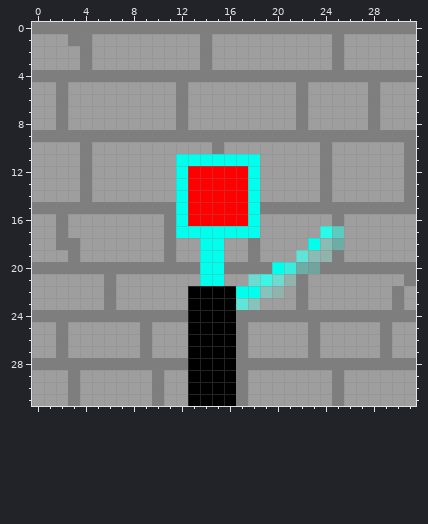
Two versions of one pixel-art sprite, assets/floor/switch_off.png. Above, as it was before the edit.
The file is 32x32 pixels. Colours within 5 levels of each other are drawn and written as one.
After:
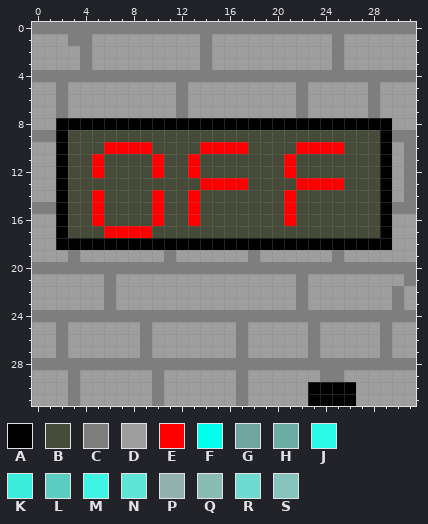
Palette (. is transparent): A #000000  B #454a39  C #7e7e7e  D #9e9e9e  E #ff0000  F #00ffed  G #71a49e  H #6caea6  J #2bfae9  K #3becdc  L #5bccc0  M #40f4e3  N #5fe4d7  P #92b2ae  Q #8bbbb5  R #6ddbcf  S #85c3bc
What changed:
@@ x 0..31 @@
  7 DDCDDDDDDDDDCDDDDDDDDDCDDDDDCDDD
- 8 DDCDDDDDDDDDCDDDDDDDDDCDDDDDCDDD
- 9 CCCCCCCCCCCCCCCCCCCCCCCCCCCCCCCC
-10 DDDDCDDDDDDDDDDCDDDDDDDDCDDDDDDC
-11 DDDDCDDDDDDDFFFFFFFDDDDDCDDDDDDC
-12 DDDDCDDDDDDDFEEEEEFDDDDDCDDDDDDC
-13 DDDDCDDDDDDDFEEEEEFDDDDDCDDDDDDC
-14 DDDDCDDDDDDDFEEEEEFDDDDDCDDDDDDC
-15 CCCCCCCCCCCCFEEEEEFCCCCCCCCCCCCC
-16 DDCDDDDDDDDCFEEEEEFDDDDDDCDDDDDD
-17 DDCDDDDDDDDCFFFFFFFDDDDDJLDDDDDD
-18 DDCCDDDDDDDCDDFFDDCDDDDFQHDDDDDD
-19 DDDCDDDDDDDCDDFFDDCDDDNQPCDDDDDD
-20 CCCCCCCCCCCCCCFFCCCCFKHGCCCCCCCC
-21 DDDDDDCDDDDDDDFFDDRMRPCDDDDDDDDC
-22 DDDDDDCDDDDDDAAAAFFSPDCDDDDDDDCD
-23 DDDDDDCDDDDDDAAAANSDDDCDDDDDDDCD
-24 CCCCCCCCCCCCCAAAACCCCCCCCCCCCCCC
-25 DDCDDDDDDCDDDAAAACDDDDDCDDDDDCDD
-26 DDCDDDDDDCDDDAAAACDDDDDCDDDDDCDD
-27 DDCDDDDDDCDDDAAAACDDDDDCDDDDDCDD
-28 CCCCCCCCCCCCCAAAACCCCCCCCCCCCCCC
-29 DDDCDDDDDDCDDAAAACDDDDDDDCDDDDDD
-30 DDDCDDDDDDCDDAAAACDDDDDDDCDDDDDD
-31 DDDCDDDDDDCDDAAAACDDDDDDDCDDDDDD
+ 8 DDAAAAAAAAAAAAAAAAAAAAAAAAAAAADD
+ 9 CCABBBBBBBBBBBBBBBBBBBBBBBBBBACC
+10 DDABBBEEEEBBBBEEEEBBBBEEEEBBBADC
+11 DDABBEBBBBEBBEBBBBBBBEBBBBBBBADC
+12 DDABBEBBBBEBBEBBBBBBBEBBBBBBBADC
+13 DDABBBBBBBBBBBEEEEBBBBEEEEBBBADC
+14 DDABBEBBBBEBBEBBBBBBBEBBBBBBBADC
+15 CCABBEBBBBEBBEBBBBBBBEBBBBBBBACC
+16 DDABBEBBBBEBBEBBBBBBBEBBBBBBBADD
+17 DDABBBEEEEBBBBBBBBBBBBBBBBBBBADD
+18 DDAAAAAAAAAAAAAAAAAAAAAAAAAAAADD
+19 DDDCDDDDDDDCDDDDDDCDDDDDDCDDDDDD
+20 CCCCCCCCCCCCCCCCCCCCCCCCCCCCCCCC
+21 DDDDDDCDDDDDDDDDDDDDDDCDDDDDDDDC
+22 DDDDDDCDDDDDDDDDDDDDDDCDDDDDDDCD
+23 DDDDDDCDDDDDDDDDDDDDDDCDDDDDDDCD
+24 CCCCCCCCCCCCCCCCCCCCCCCCCCCCCCCC
+25 DDCDDDDDDCDDDDDDDCDDDDDCDDDDDCDD
+26 DDCDDDDDDCDDDDDDDCDDDDDCDDDDDCDD
+27 DDCDDDDDDCDDDDDDDCDDDDDCDDDDDCDD
+28 CCCCCCCCCCCCCCCCCCCCCCCCCCCCCCCC
+29 DDDCDDDDDDCDDDDDDCDDDDDDCCDDDDDD
+30 DDDCDDDDDDCDDDDDDCDDDDDAAAADDDDD
+31 DDDCDDDDDDCDDDDDDCDDDDDAAAADDDDD
Where, in picture pixels (left, top, right, bottom), the same in both pictures:
changed: (56, 118, 392, 406)
